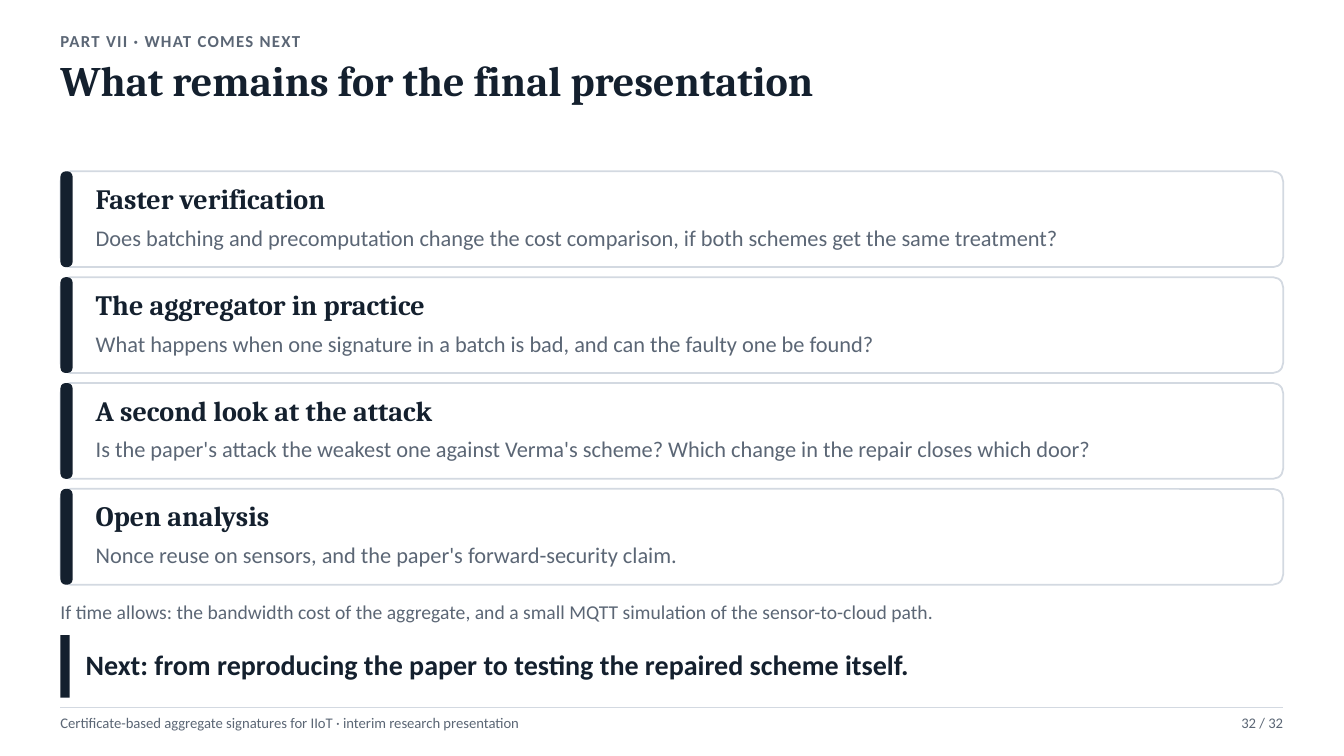
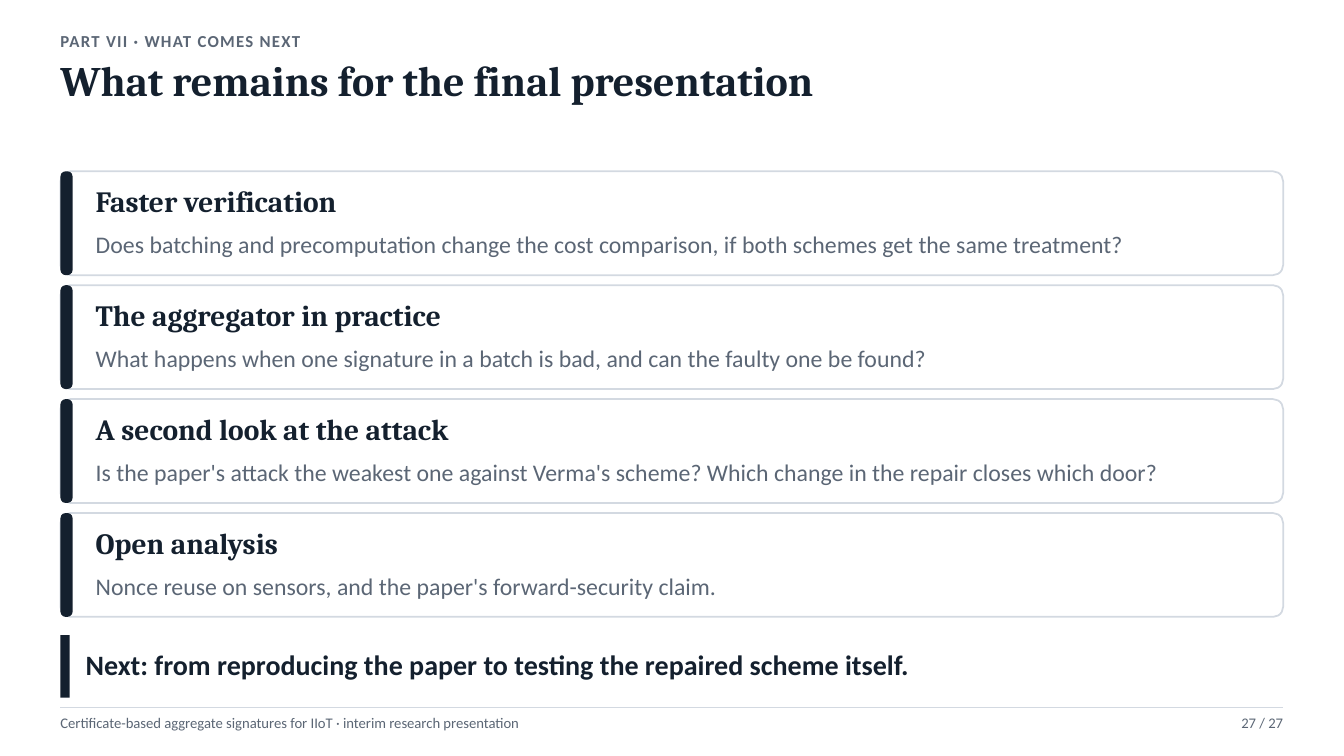
Before and after one commit to Anurag-1205/Certificate-Based-Aggregate-Signature, a slide deck: slide 27 of presentation/CBAS_Interim_Presentation.pptx (slide 32 before the commit). Drawn at 1344x756 pixels with LibreOffice and Linux fonts; fonts in the diff are those of the drawing. Boxes give left, top, right and bottom in pixels: in the first picture for what was removed or moved away, otherwise in the second. Text is boxed around its words. In the diff, an @@ line names an element or a change of style, - is before the commit and + after.

```diff
--- a/presentation/CBAS_Interim_Presentation.pptx
+++ b/presentation/CBAS_Interim_Presentation.pptx
@@ rounded rectangle: place and size @@
-rounded rectangle at box(60, 171, 1284, 267)
+rounded rectangle at box(60, 171, 1284, 275)
@@ rounded rectangle: place and size @@
-rounded rectangle at box(60, 171, 73, 267)
+rounded rectangle at box(60, 171, 73, 275)
@@ rounded rectangle: place and size @@
-rounded rectangle at box(60, 277, 1284, 373)
+rounded rectangle at box(60, 285, 1284, 389)
@@ rounded rectangle: place and size @@
-rounded rectangle at box(60, 277, 73, 373)
+rounded rectangle at box(60, 285, 73, 389)
@@ text "The aggregator in practice": place and size @@
-text "The aggregator in practice" at box(96, 295, 425, 321)
+text "The aggregator in practice" at box(96, 305, 441, 333)
@@ text "What happens when one signature ...": place and size @@
-text "What happens when one signature ..." at box(96, 336, 874, 356)
+text "What happens when one signature ..." at box(96, 350, 926, 371)
@@ rounded rectangle: place and size @@
-rounded rectangle at box(60, 383, 1284, 479)
+rounded rectangle at box(60, 399, 1284, 503)
@@ rounded rectangle: place and size @@
-rounded rectangle at box(60, 383, 73, 479)
+rounded rectangle at box(60, 399, 73, 503)
@@ text "A second look at the ...": place and size @@
-text "A second look at the ..." at box(96, 401, 432, 422)
+text "A second look at the ..." at box(96, 419, 449, 441)
@@ text "Is the paper's attack the ...": place and size @@
-text "Is the paper's attack the ..." at box(96, 441, 1089, 461)
+text "Is the paper's attack the ..." at box(96, 464, 1157, 485)
@@ proportions changed in 4 elements at box(60, 171, 1284, 275), box(60, 285, 1284, 389), box(60, 399, 1284, 503), box(60, 513, 1284, 617) @@
@@ rounded rectangle: place and size @@
-rounded rectangle at box(60, 489, 1284, 585)
+rounded rectangle at box(60, 513, 1284, 617)
@@ rounded rectangle: place and size @@
-rounded rectangle at box(60, 489, 73, 585)
+rounded rectangle at box(60, 513, 73, 617)
@@ size 20 to 21 pt in 4 elements at box(96, 191, 337, 213), box(96, 305, 441, 333), box(96, 419, 449, 441), box(96, 533, 278, 561) @@
@@ text "Open analysis": place and size @@
-text "Open analysis" at box(96, 506, 269, 532)
+text "Open analysis" at box(96, 533, 278, 561)
@@ size 16 to 17 pt in 4 elements at box(96, 236, 1122, 257), box(96, 350, 926, 371), box(96, 464, 1157, 485), box(96, 578, 716, 599) @@
@@ text "Nonce reuse on sensors, and ...": place and size @@
-text "Nonce reuse on sensors, and ..." at box(96, 547, 677, 567)
+text "Nonce reuse on sensors, and ..." at box(96, 578, 716, 599)
@@ text removed at box(60, 605, 932, 623) @@
-If time allows: the bandwidth cost of the aggregate, and a small MQTT simulation of the sensor-to-cloud path.
@@ text at box(1241, 718, 1283, 728): text changed @@
-32 / 32
+27 / 27
```
Also in this commit, not shown: 26 other slides changed, 2 slides added, 5 slides removed, 58 other files.
